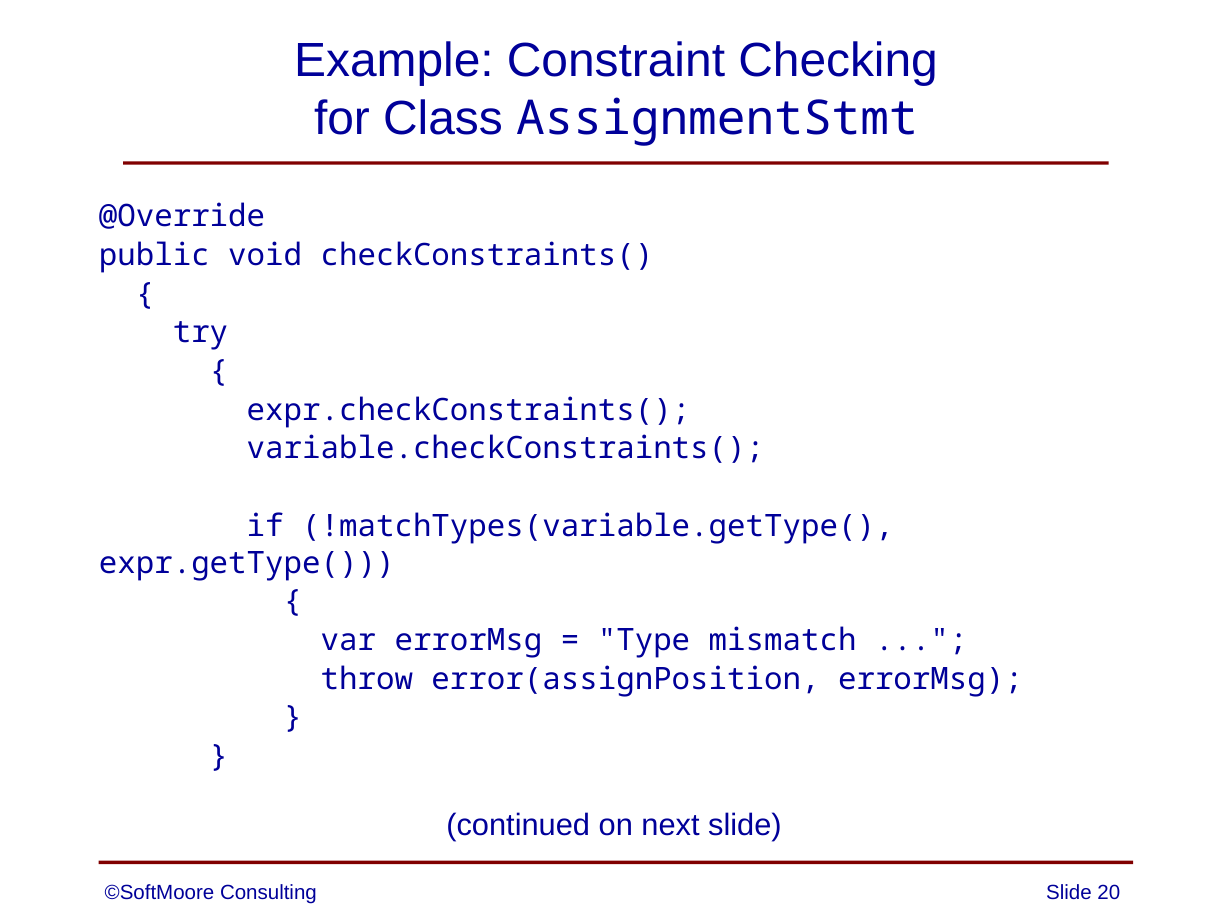
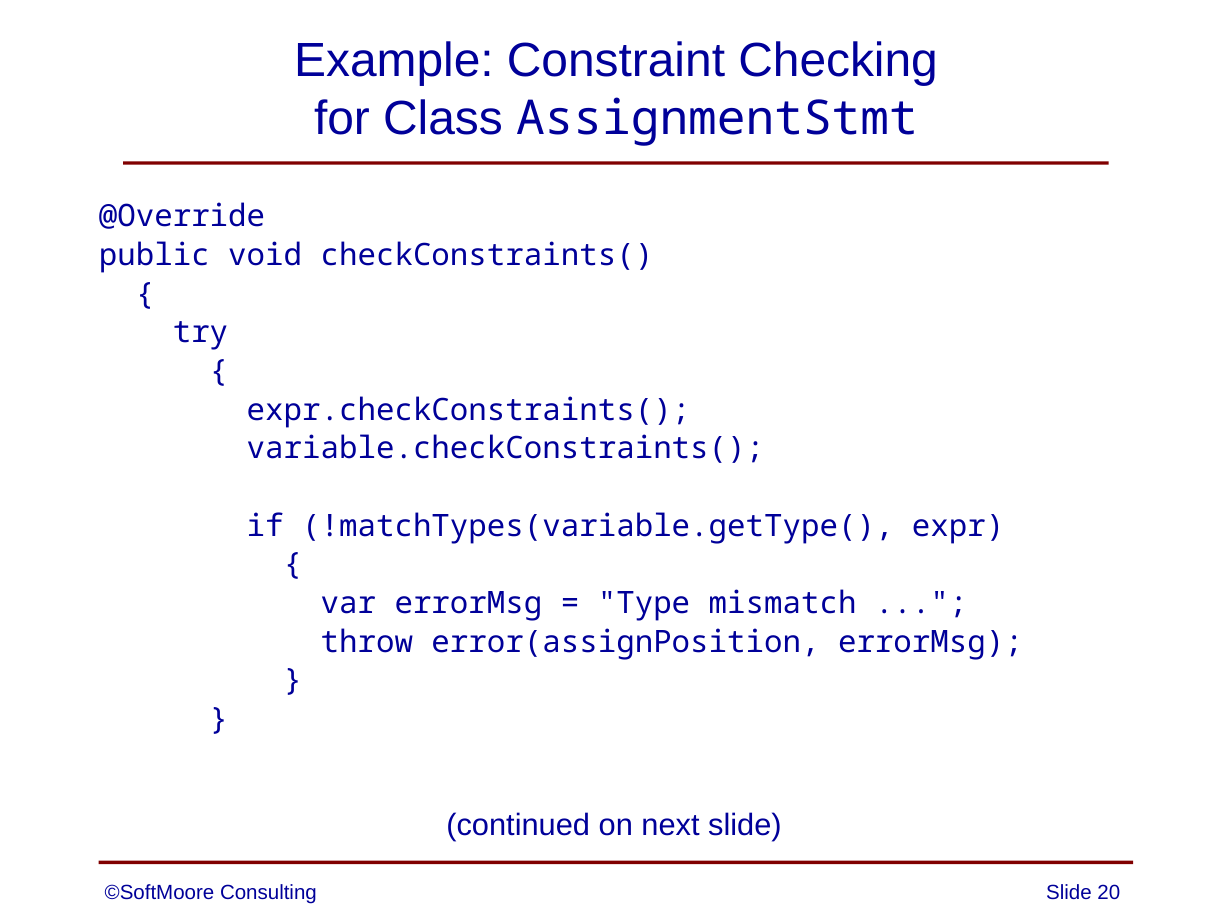
Before and after one commit to SoftMoore/CPRL-Java-3rd, a slide deck: slide 20 of PowerPoints/09 - Constraint Analysis.pptx. Drawn at 1232x924 pixels with LibreOffice and Linux fonts; fonts in the diff are those of the drawing. Boxes give left, top, right and bottom in pixels: in the first picture for what was removed or moved away, otherwise in the second. Text is boxed around its words. In the diff, an @@ line names an element or a change of style, - is before the commit and + after.

Commit message:
minor correction to one slide

```diff
--- a/PowerPoints/09 - Constraint Analysis.pptx
+++ b/PowerPoints/09 - Constraint Analysis.pptx
@@ text at bbox=[247, 512, 1004, 544]: text changed @@
-if (!matchTypes(variable.getType(), expr.getType()))
+if (!matchTypes(variable.getType(), expr)
```
